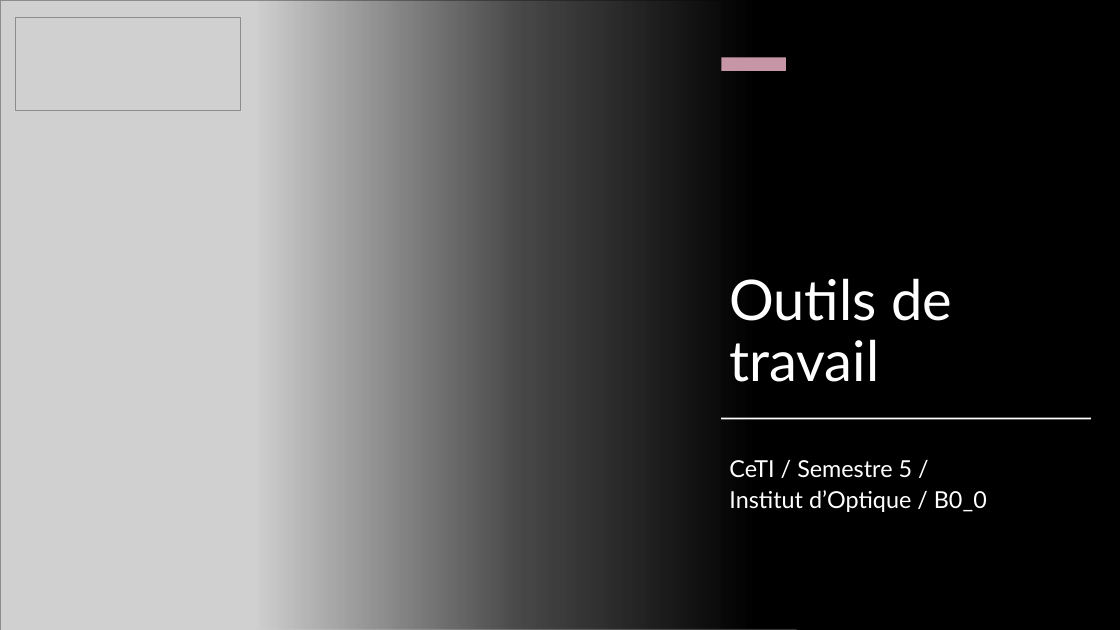
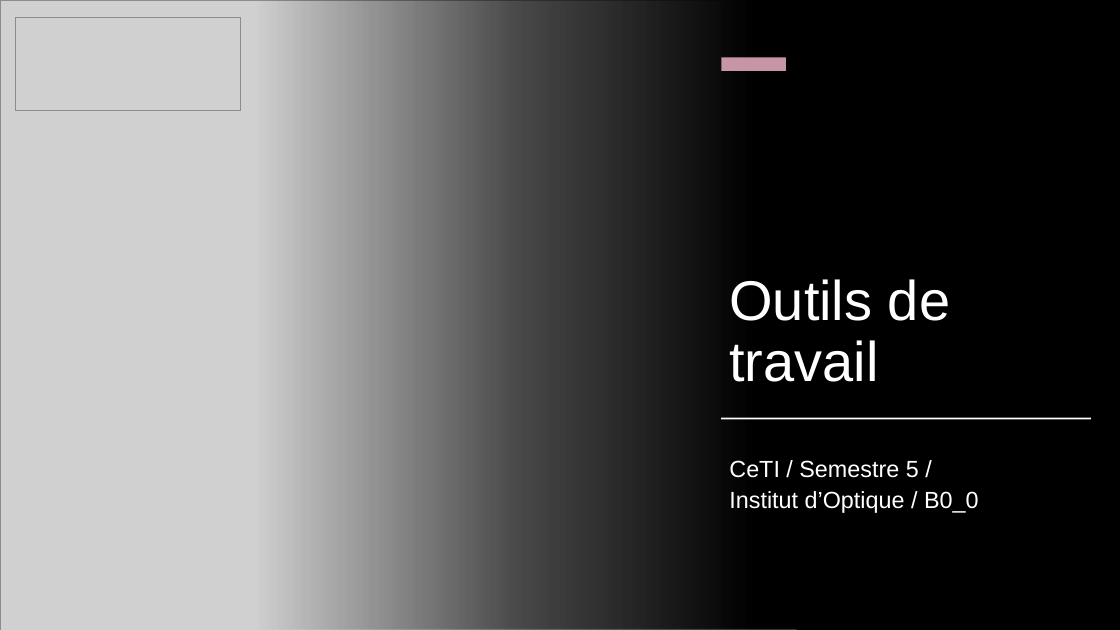
Before and after one commit to IOGS-Digital-Methods/semester-5, a slide deck: slide 11 of electronique/b0_intro/B0_1_CeTI.pptx. Drawn at 1120x630 pixels with LibreOffice and Linux fonts; fonts in the diff are those of the drawing; grey boxes stand for pictures. Boxes give left, top, right and bottom in pixels: in the first picture for what was removed or moved away, otherwise in the second. Text is boxed around its words. In the diff, an @@ line names an element or a change of style, - is before the commit and + after.

```diff
--- a/electronique/b0_intro/B0_1_CeTI.pptx
+++ b/electronique/b0_intro/B0_1_CeTI.pptx
@@ title "Outils de travail" at [729,279,950,382]: font Lato to Arial @@
@@ subtitle "CeTI / Semestre 5 / ..." at [729,460,979,513]: font Lato to Arial @@
```
Also in this commit, not shown: 5 other slides changed.
